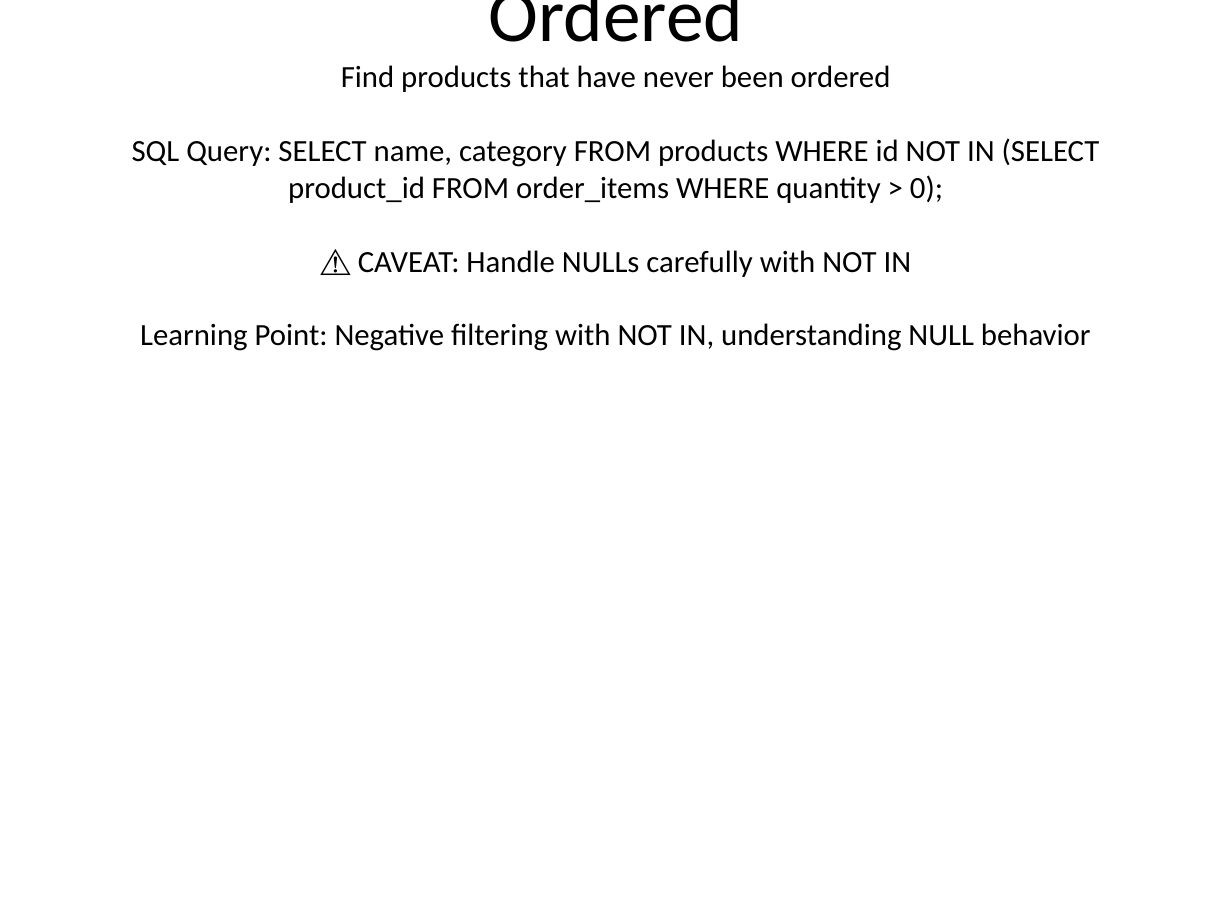
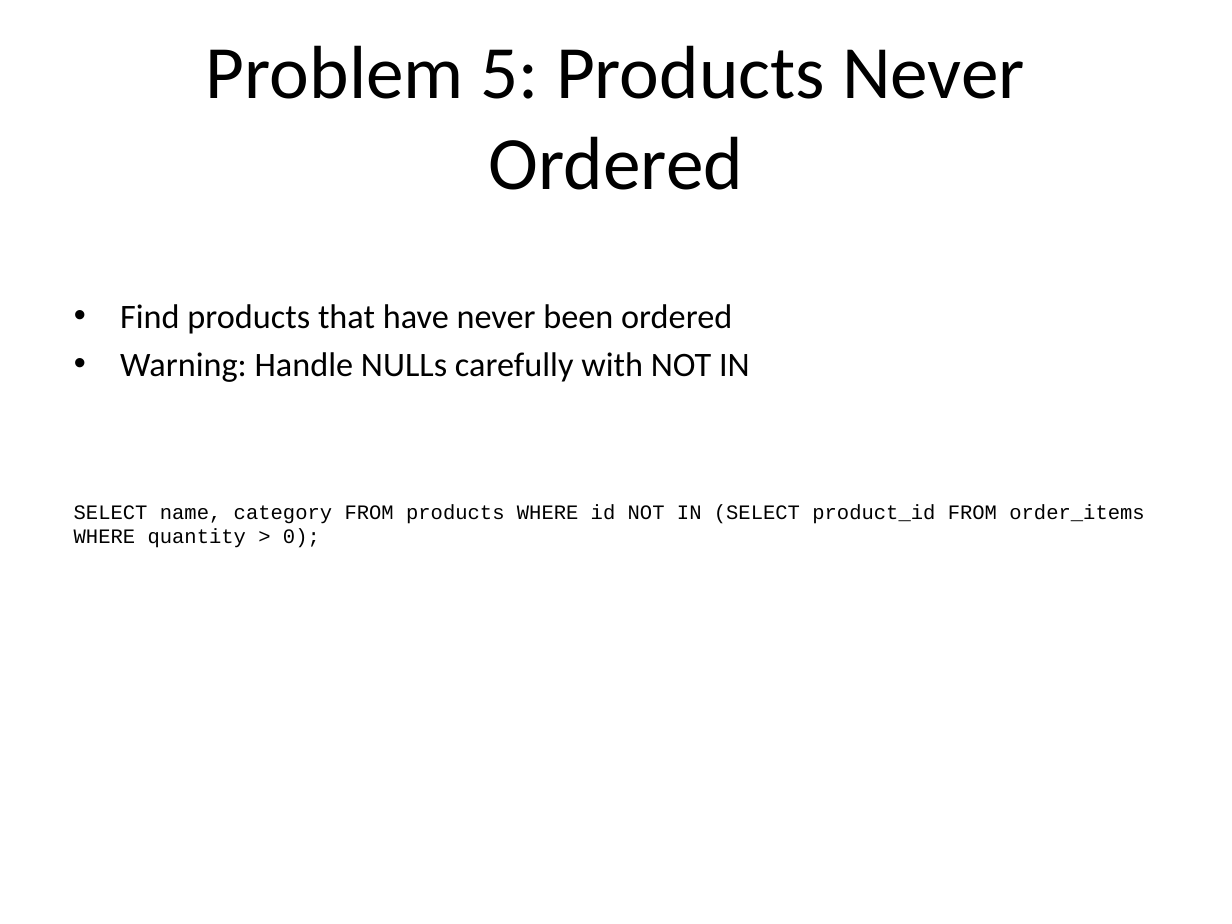
Before and after one commit to parth5012/cron-system, a slide deck: slide 10 of static/sql-subqueries-presentation/SQL_Subqueries_Presentation.pptx. Drawn at 1232x924 pixels with LibreOffice and Linux fonts; fonts in the diff are those of the drawing. Boxes give left, top, right and bottom in pixels: in the first picture for what was removed or moved away, otherwise in the second. Text is boxed around its words. In the diff, an @@ line names an element or a change of style, - is before the commit and + after.

```diff
--- a/static/sql-subqueries-presentation/SQL_Subqueries_Presentation.pptx
+++ b/static/sql-subqueries-presentation/SQL_Subqueries_Presentation.pptx
@@ title at <box>132,65,1100,351</box>: paragraph removed @@
-Find products that have never been ordered
-SQL Query: SELECT name, category FROM products WHERE id NOT IN (SELECT product_id FROM order_items WHERE quantity > 0);
-⚠️ CAVEAT: Handle NULLs carefully with NOT IN
-Learning Point: Negative filtering with NOT IN, understanding NULL behavior
@@ text added at <box>120,304,750,382</box>, 20 pt, text #000000 @@
+• Find products that have never been ordered
+• Warning: Handle NULLs carefully with NOT IN
@@ text added at <box>74,504,1144,548</box>, 12 pt, text #000000 @@
+SELECT name, category FROM products WHERE id NOT IN (SELECT product_id FROM order_items WHERE quantity > 0);
```
Also in this commit, not shown: 14 other slides changed.
